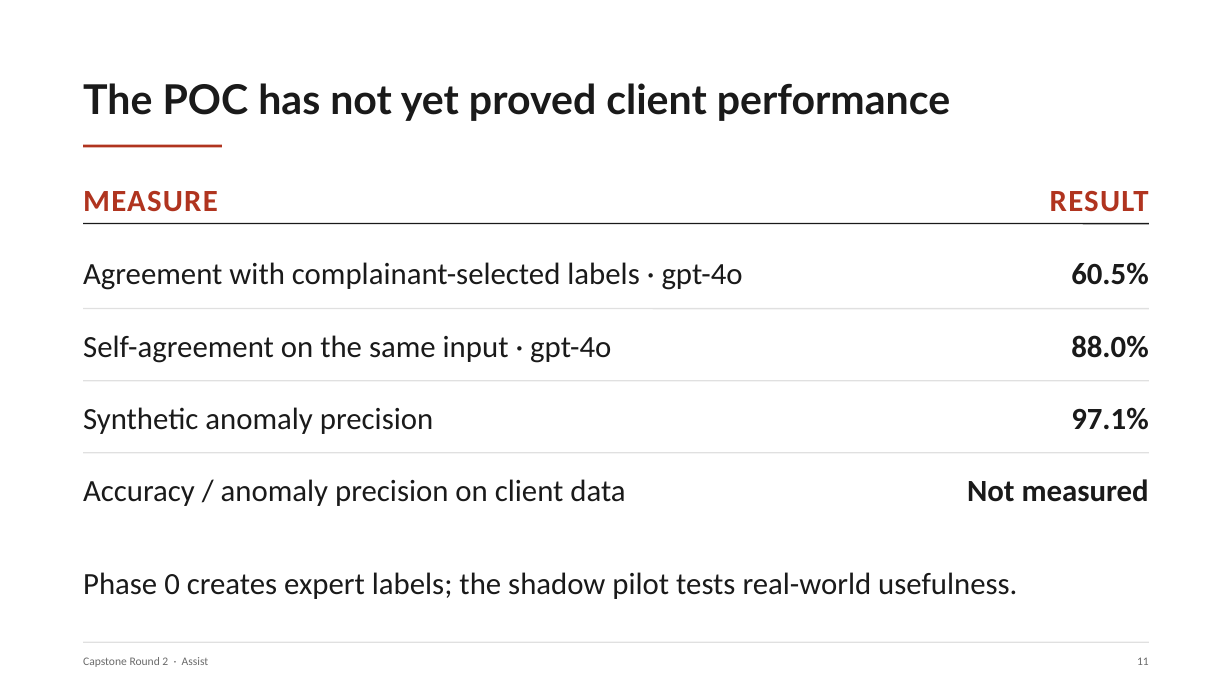
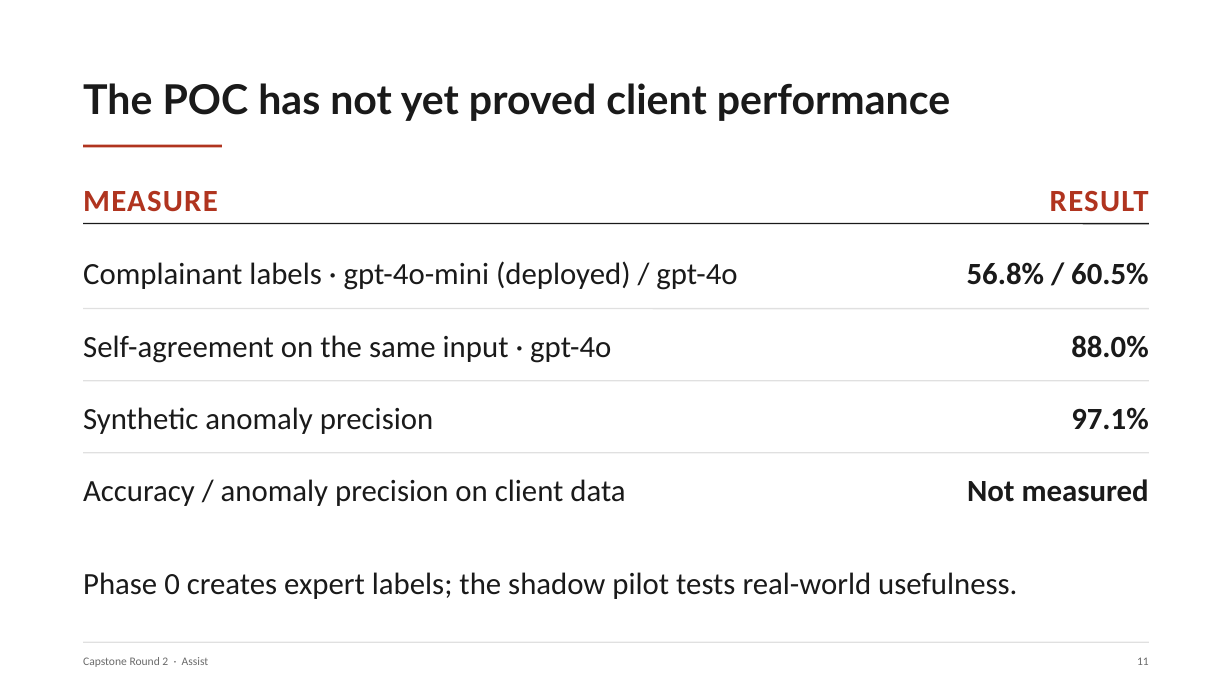
Before and after one commit to nyelugo/PROJECT-Capstone-AI-Consulting, a slide deck: slide 12 of presentation.pptx. Drawn at 1232x693 pixels with LibreOffice and Linux fonts; fonts in the diff are those of the drawing. Boxes give left, top, right and bottom in pixels: in the first picture for what was removed or moved away, otherwise in the second. Text is boxed around its words. In the diff, an @@ line names an element or a change of style, - is before the commit and + after.

```diff
--- a/presentation.pptx
+++ b/presentation.pptx
@@ text at [83,261,737,290]: text changed @@
-Agreement with complainant-selected labels · gpt-4o
+Complainant labels · gpt-4o-mini (deployed) / gpt-4o
@@ text at [967,262,1148,285]: text changed @@
-60.5%
+56.8% / 60.5%
```
Also in this commit, not shown: 1 other slide changed, 2 other files.
